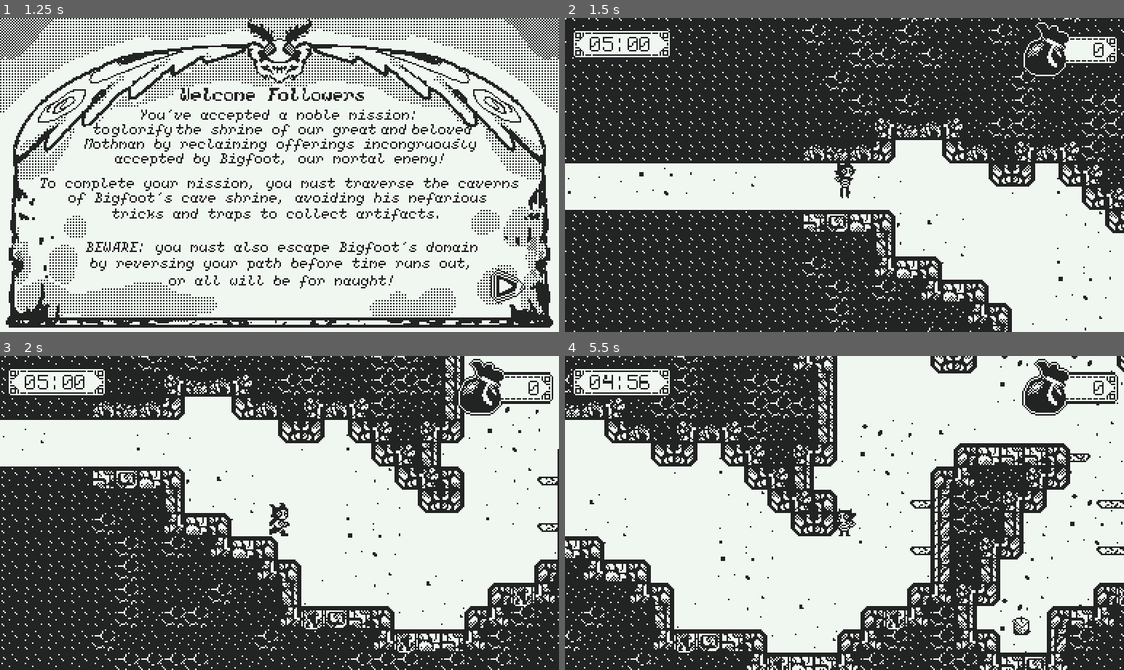
Above: before the commit, frames 1-4 (two rows, left to right).
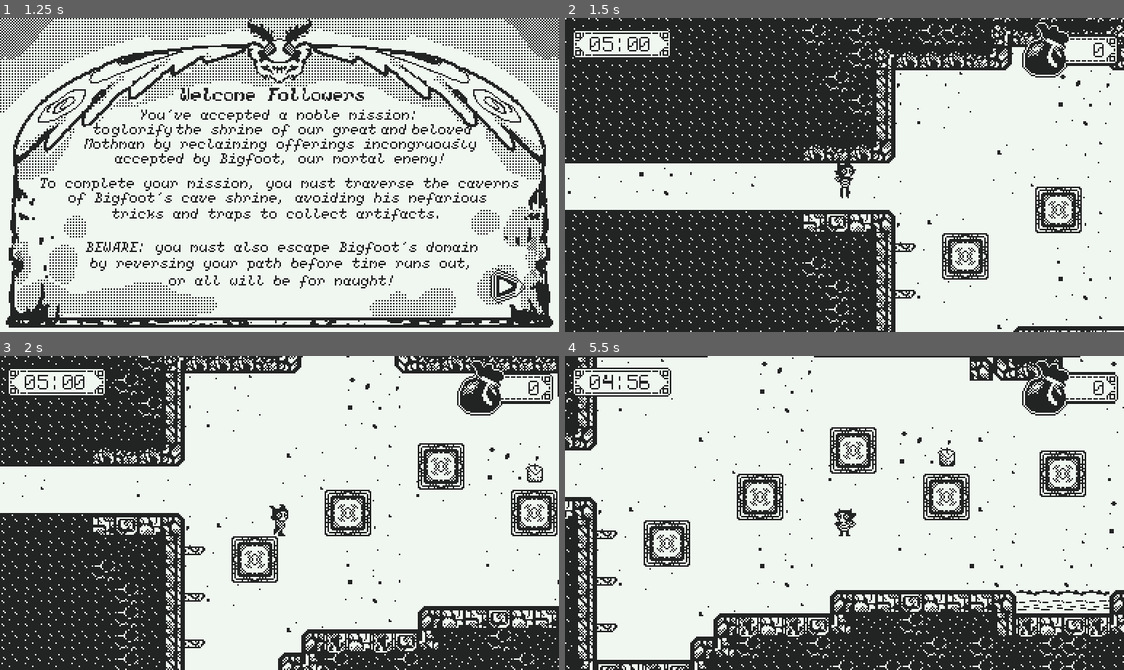
Above: after the commit, the same moments.

Repository: SpeedOfSmell/cryptid-caper
Game: Godot game, scene res://assets/game/game_manager.tscn
Two runs of this game, one before a commit and one after it. Both use one fixed random seed, a clock stepped at 60 frames per second and the inputs below. The engine's default icon, where the game draws it, is replaced by a stand-in: a white triangle on a blue panel in a dark square. Sound files missing from this copy of the repository are replaced by a short silence.
Inputs (mouse positions are in pixels of both pictures, inside the frame that each line leads up to):
- Up to frame 1 (1.25 s): click "Play" at 0.5 s
- Up to frame 2 (1.5 s): tap Enter (ui_accept) at 1.25 s; move the mouse to (967, 159) at 1.27 s; hold D (walk_right) from 1.28 s (still down); tap Shift (dash) at 1.35 s; click (967, 159) at 1.42 s
- Up to frame 3 (2 s): keep holding D (walk_right); tap Space (jump) at 1.52 s
- Up to frame 4 (5.5 s): move the mouse to (732, 528) at 2.02 s; tap S (duck) at 2.1, 3.6, 5.1 s; tap Space (jump) at 2.27, 3.77, 4.52, 5.27 s; move the mouse to (900, 443) at 2.77 s; release D (walk_right) at 2.78 s; hold A (walk_left) 2.78-3.53 s; tap Shift (dash) at 2.85, 4.35 s; move the mouse to (816, 575) at 3.52 s; hold D (walk_right) 3.53-5.03 s; click (816, 575) at 3.67 s; move the mouse to (1012, 560) at 4.27 s; move the mouse to (676, 465) at 5.02 s; hold A (walk_left) from 5.03 s (still down)

Frame 1 is identical in both runs. In frame 2, 18% of the frame differs, in the area x 54-100%, y 0-100%; in frame 3, 35%; in frame 4, 36%, in the area x 0-100%, y 0-100%.

Commit message:
fix chunk library and adjust volumes

Diff:
--- a/assets/game/game_screen/chunks/chunk_library.tres
+++ b/assets/game/game_screen/chunks/chunk_library.tres
@@ -31,19 +31,19 @@
 [sub_resource type="Resource" id="Resource_rl0yw"]
 script = ExtResource("2_nv6s5")
 type_name = &"Through Chunk"
-templates = Array[ExtResource("3_ulbcl")]([ExtResource("4_0pfep"), ExtResource("4_thz"), ExtResource("5_re7ud"), ExtResource("7_bocw6"), ExtResource("8_14768"), ExtResource("9_uv74b"), ExtResource("10_o4rtp"), ExtResource("4_thx"), ExtResource("4_thy"), ExtResource("5_re7ud"), ExtResource("7_bocw6")])
+templates = Array[ExtResource("3_ulbcl")]([ExtResource("4_0pfep"), ExtResource("5_re7ud"), ExtResource("7_bocw6"), ExtResource("8_14768"), ExtResource("9_uv74b"), ExtResource("10_o4rtp"), ExtResource("4_thx"), ExtResource("4_thy"), ExtResource("4_thz")])
 metadata/_custom_type_script = "uid://5h2bvhg641l4"
 
 [sub_resource type="Resource" id="Resource_a18a0"]
 script = ExtResource("2_nv6s5")
 type_name = &"Up Chunk"
-templates = Array[ExtResource("3_ulbcl")]([ExtResource("5_tb0yl"), ExtResource("5_upz"), ExtResource("7_jujpx"), ExtResource("12_m127g"), ExtResource("5_upy"), ExtResource("7_jujpx")])
+templates = Array[ExtResource("3_ulbcl")]([ExtResource("5_tb0yl"), ExtResource("7_jujpx"), ExtResource("12_m127g"), ExtResource("5_upy"), ExtResource("5_upz")])
 metadata/_custom_type_script = "uid://5h2bvhg641l4"
 
 [sub_resource type="Resource" id="Resource_ve32x"]
 script = ExtResource("2_nv6s5")
 type_name = &"Down Chunk"
-templates = Array[ExtResource("3_ulbcl")]([ExtResource("6_gtp5l"), ExtResource("6_dnz"), ExtResource("9_q3ydo"), ExtResource("16_it20n"), ExtResource("6_dny"), ExtResource("9_q3ydo")])
+templates = Array[ExtResource("3_ulbcl")]([ExtResource("6_gtp5l"), ExtResource("9_q3ydo"), ExtResource("16_it20n"), ExtResource("6_dny"), ExtResource("6_dnz")])
 metadata/_custom_type_script = "uid://5h2bvhg641l4"
 
 [sub_resource type="Resource" id="Resource_r5fn1"]
--- a/default_bus_layout.tres
+++ b/default_bus_layout.tres
@@ -5,11 +5,11 @@
 bus/1/solo = false
 bus/1/mute = false
 bus/1/bypass_fx = false
-bus/1/volume_db = -2.9190547
+bus/1/volume_db = -5.9307528
 bus/1/send = &"Master"
 bus/2/name = &"SFX"
 bus/2/solo = false
 bus/2/mute = false
 bus/2/bypass_fx = false
-bus/2/volume_db = 0.0
+bus/2/volume_db = 2.6470032
 bus/2/send = &"Master"
